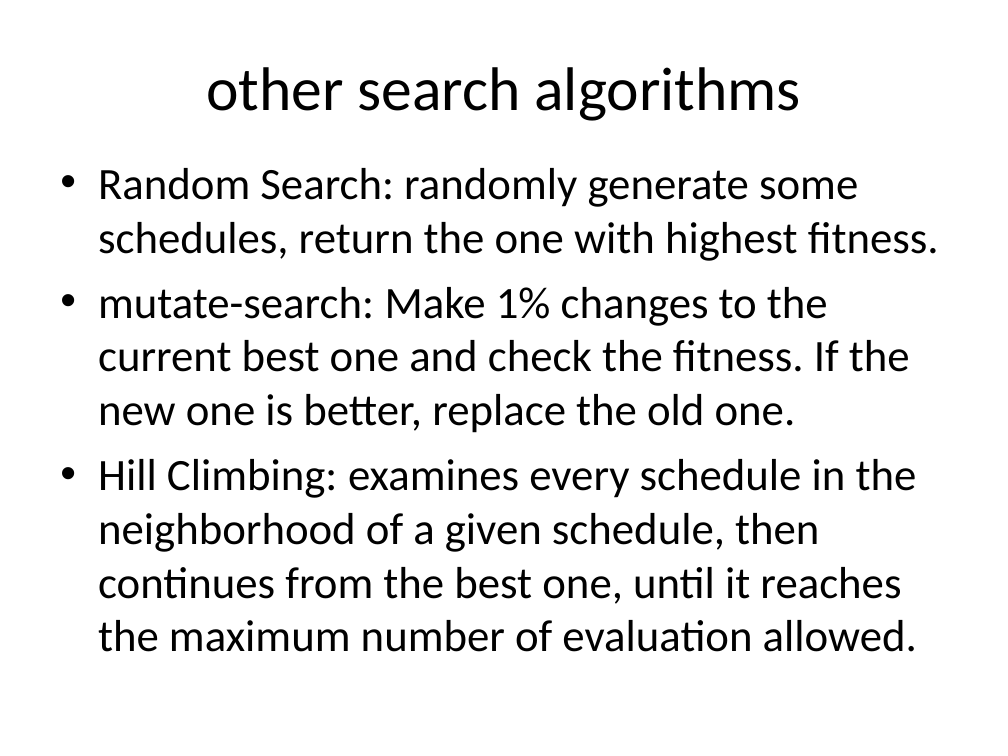
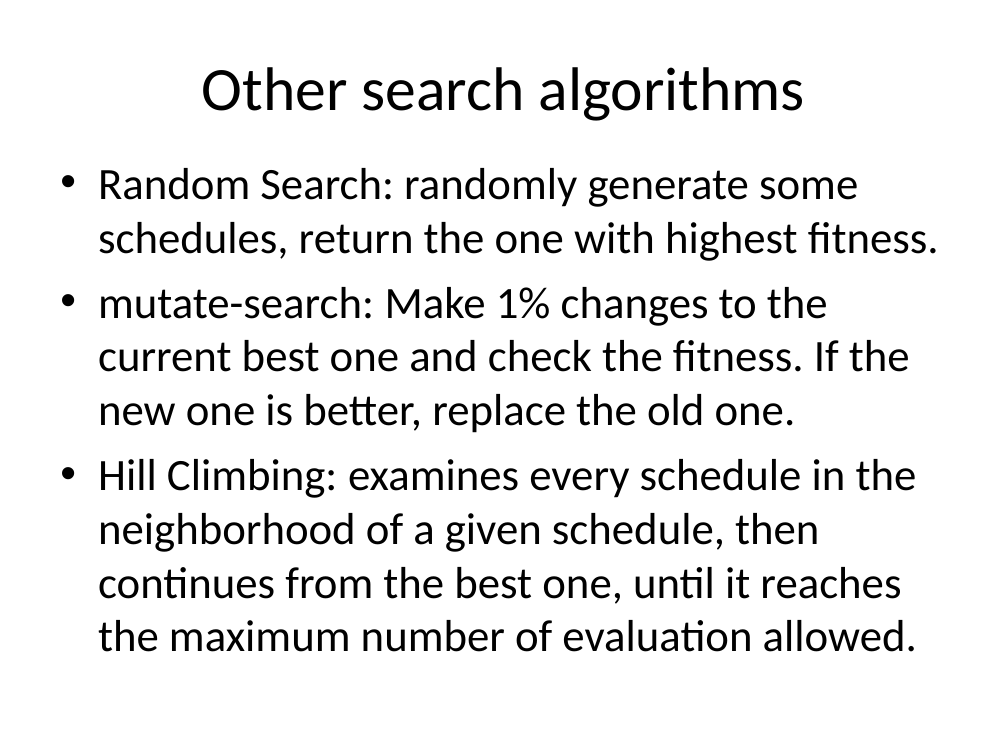
Before and after one commit to putrakoreng/csc384-genetic-algorithms-project, a slide deck: slide 4 of GA_TestBench/Data Files/presentation.ppt. Drawn at 1008x756 pixels with LibreOffice and Linux fonts; fonts in the diff are those of the drawing. Boxes give left, top, right and bottom in pixels: in the first picture for what was removed or moved away, otherwise in the second. Text is boxed around its words. In the diff, an @@ line names an element or a change of style, - is before the commit and + after.

```diff
--- a/GA_TestBench/Data Files/presentation.ppt
+++ b/GA_TestBench/Data Files/presentation.ppt
@@ title at (x1=202, y1=67, x2=805, y2=121): text changed @@
-other search algorithms
+Other search algorithms
```
Also in this commit, not shown: 1 other slide changed, 3 slides added, 3 slides removed.
